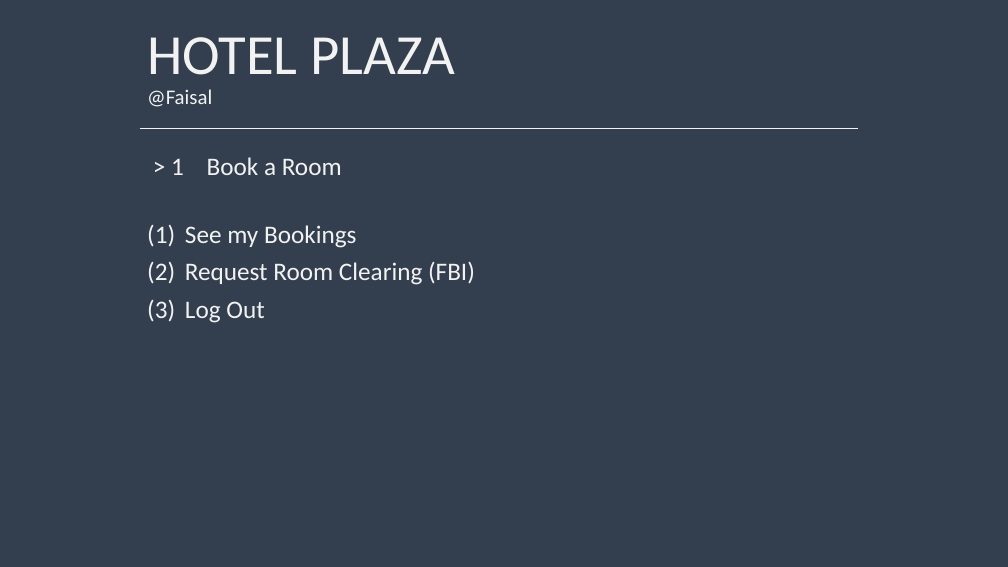
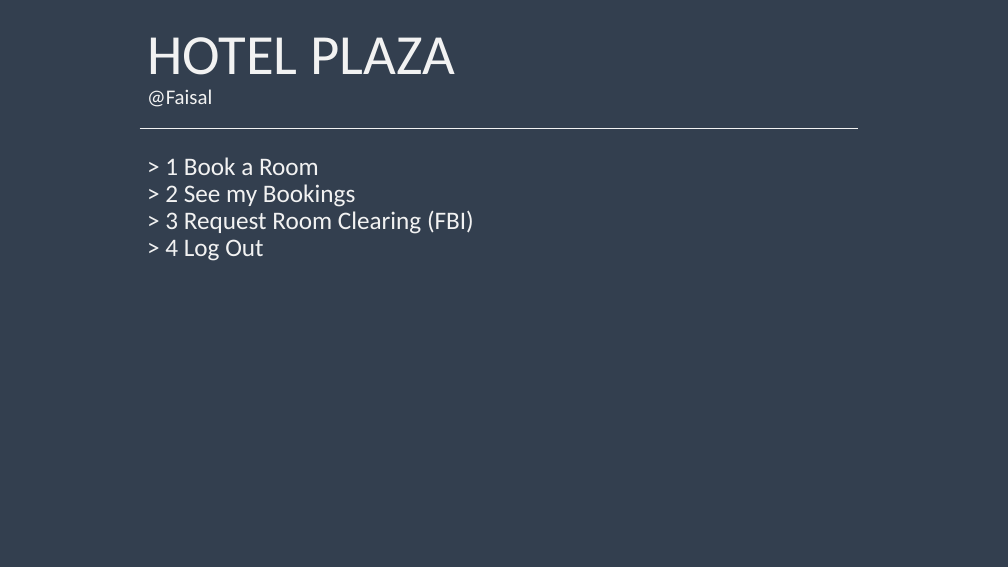
Before and after one commit to Kwandes/hOtEl-tHiNg-HoPe-It-Is-ThE-LaTeSt, a slide deck: slide 4 of Documentation/HP-CLI_example.pptx. Drawn at 1008x567 pixels with LibreOffice and Linux fonts; fonts in the diff are those of the drawing. Boxes give left, top, right and bottom in pixels: in the first picture for what was removed or moved away, otherwise in the second. Text is boxed around its words. In the diff, an @@ line names an element or a change of style, - is before the commit and + after.

```diff
--- a/Documentation/HP-CLI_example.pptx
+++ b/Documentation/HP-CLI_example.pptx
@@ subtitle at bbox=[165, 157, 474, 261]: text changed @@
-> 1 Book a Room
-(1) See my Bookings
-(2) Request Room Clearing (FBI)
-(3) Log Out
+> 1 Book a Room
+> 2 See my Bookings
+> 3 Request Room Clearing (FBI)
+> 4 Log Out
```
Also in this commit, not shown: 6 other slides changed, 2 other files.
